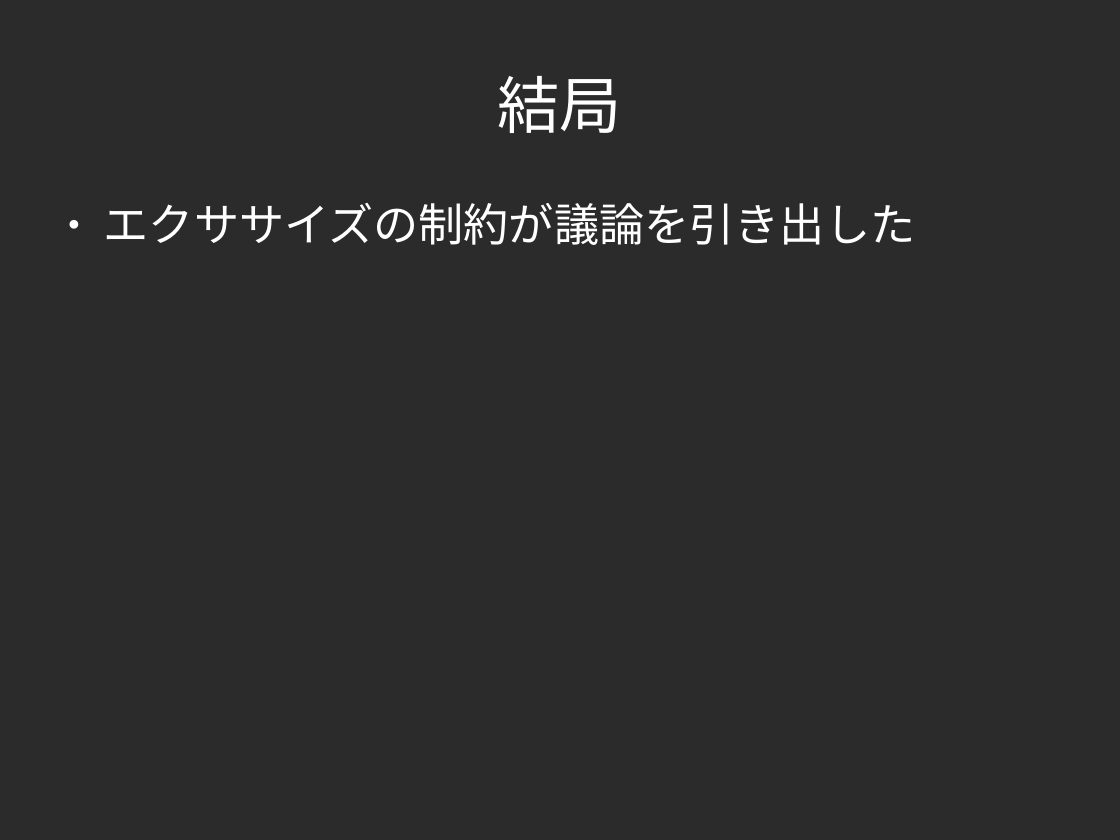
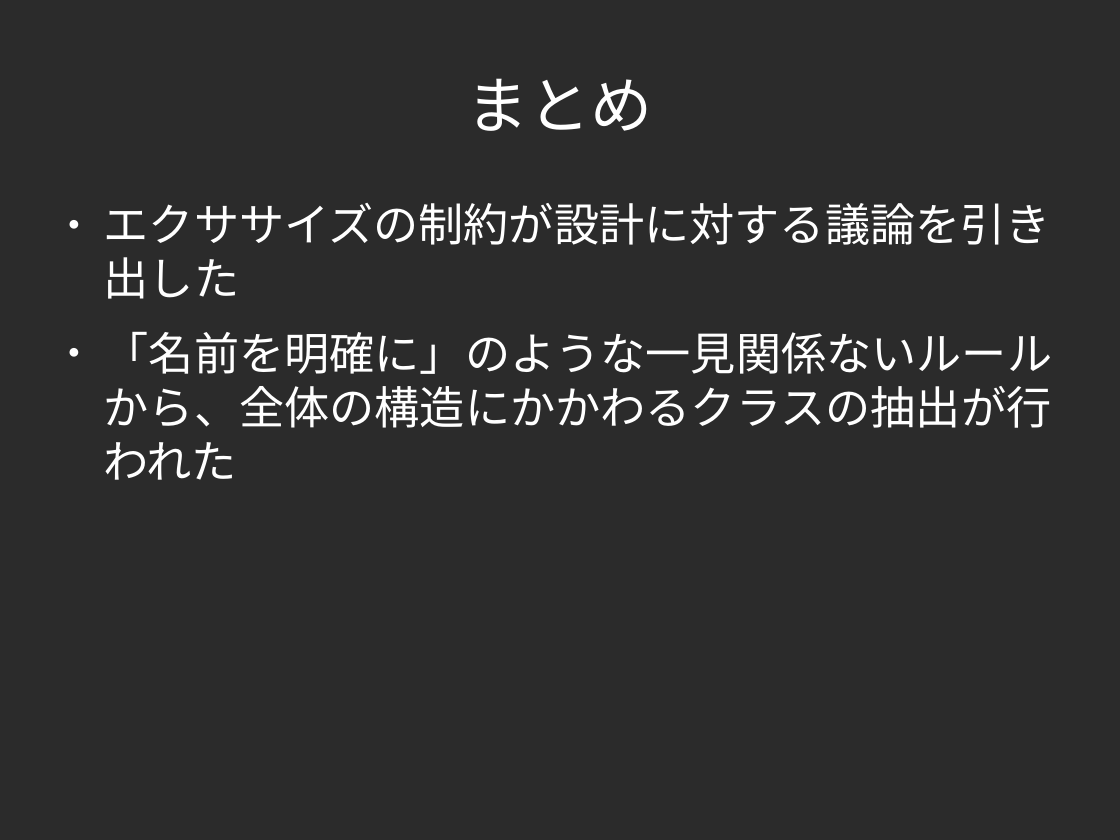
Before and after one commit to yojik/yojik-lib, a slide deck: slide 42 of 2009devsumi/oo_exercise/doc/devsum.odp (slide 27 before the commit). Drawn at 1120x840 pixels with LibreOffice and Linux fonts; fonts in the diff are those of the drawing; background and template pictures are left out; a plain dark background stands for a picture behind light text. Boxes give left, top, right and bottom in pixels: in the first picture for what was removed or moved away, otherwise in the second. Text is boxed around its words. In the diff, an @@ line names an element or a change of style, - is before the commit and + after.

```diff
--- a/2009devsumi/oo_exercise/doc/devsum.odp
+++ b/2009devsumi/oo_exercise/doc/devsum.odp
@@ title at (467,78,653,131): text changed @@
-結局
+まとめ
@@ text at (104,203,1053,480): text changed @@
-● エクササイズの制約が議論を引き出した
+● エクササイズの制約が設計に対する議論を引き出した
+● 「名前を明確に」のような一見関係ないルールから、全体の構造にかかわるクラスの抽出が行われた
```
Also in this commit, not shown: 25 other slides changed, 14 slides added, 14 slides removed.
